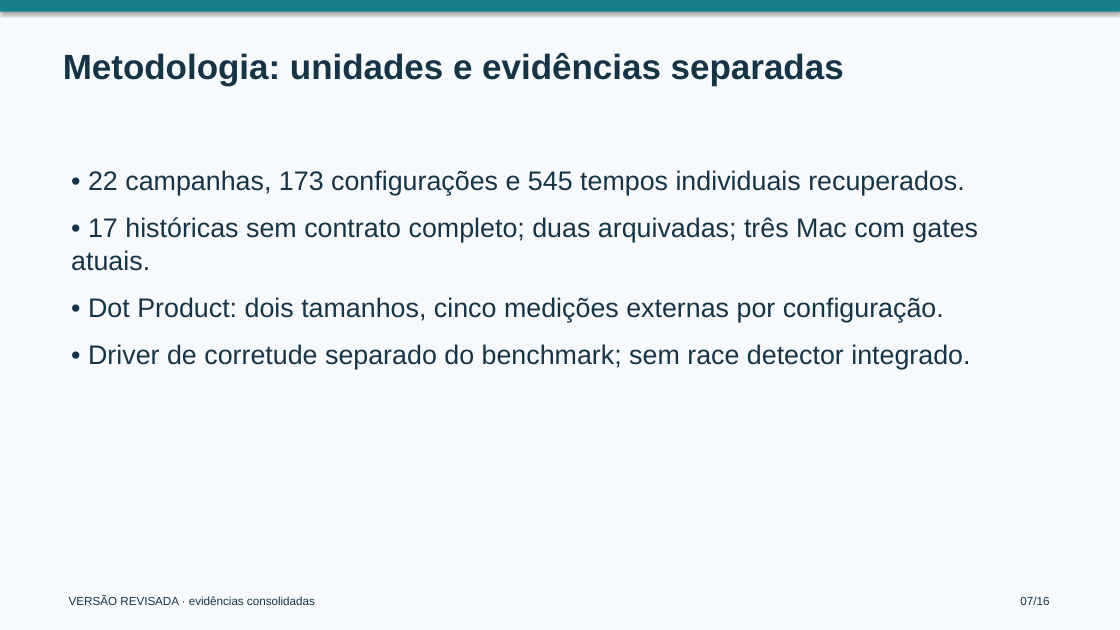
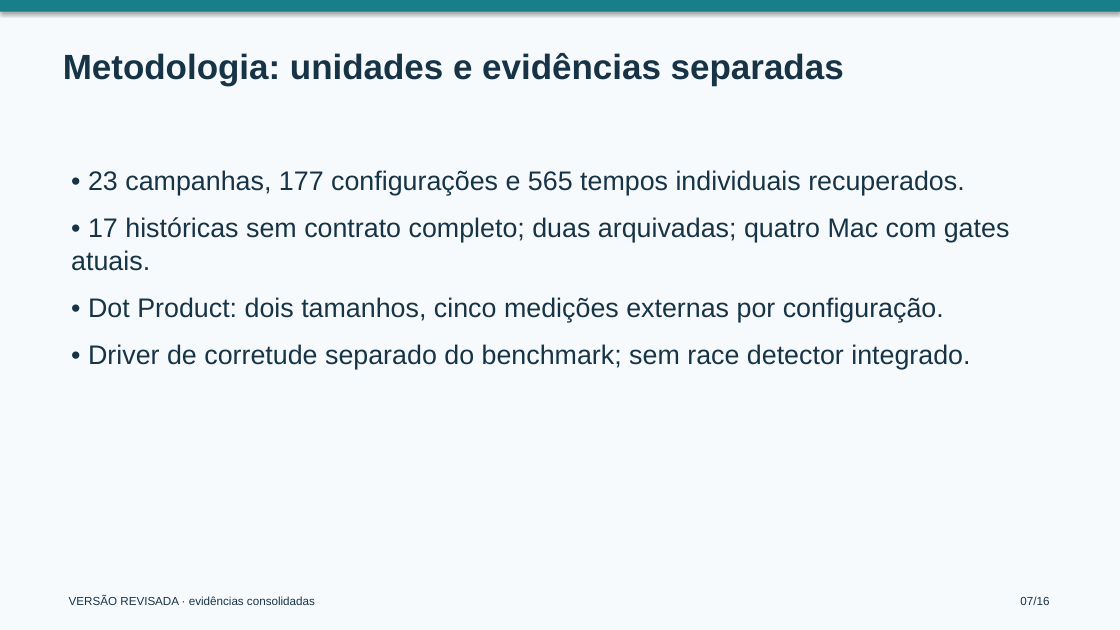
Before and after one commit to lucasnoryulson/tcc2, a slide deck: slide 7 of docs/defesa/DEFESA_REVISAO_FINAL.pptx. Drawn at 1120x630 pixels with LibreOffice and Linux fonts; fonts in the diff are those of the drawing. Boxes give left, top, right and bottom in pixels: in the first picture for what was removed or moved away, otherwise in the second. Text is boxed around its words. In the diff, an @@ line names an element or a change of style, - is before the commit and + after.

```diff
--- a/docs/defesa/DEFESA_REVISAO_FINAL.pptx
+++ b/docs/defesa/DEFESA_REVISAO_FINAL.pptx
@@ text at (x1=71, y1=170, x2=1010, y2=271): text changed @@
-• 22 campanhas, 173 configurações e 545 tempos individuais recuperados.
-• 17 históricas sem contrato completo; duas arquivadas; três Mac com gates atuais.
+• 23 campanhas, 177 configurações e 565 tempos individuais recuperados.
+• 17 históricas sem contrato completo; duas arquivadas; quatro Mac com gates atuais.
```
Also in this commit, not shown: 4 other slides changed, 59 other files.
